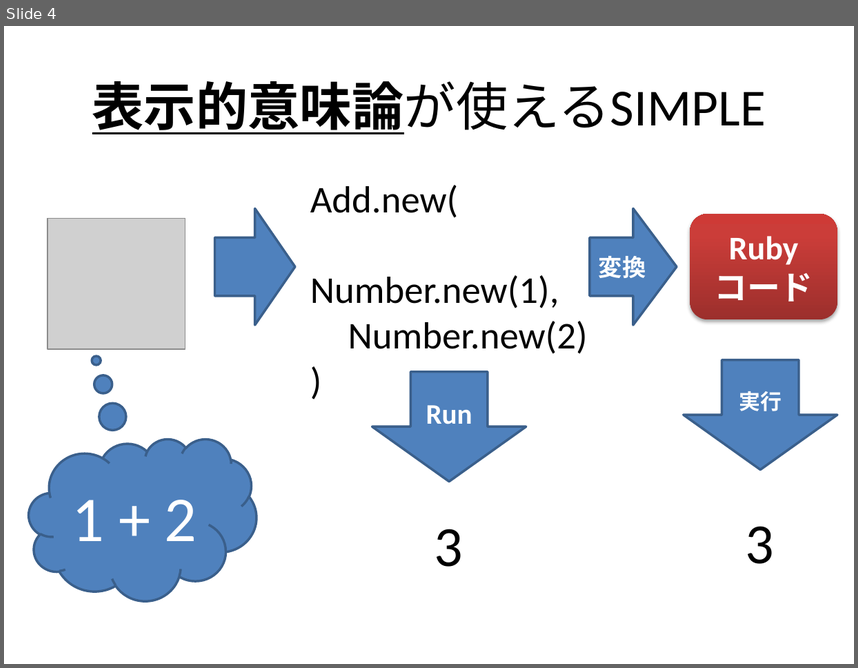
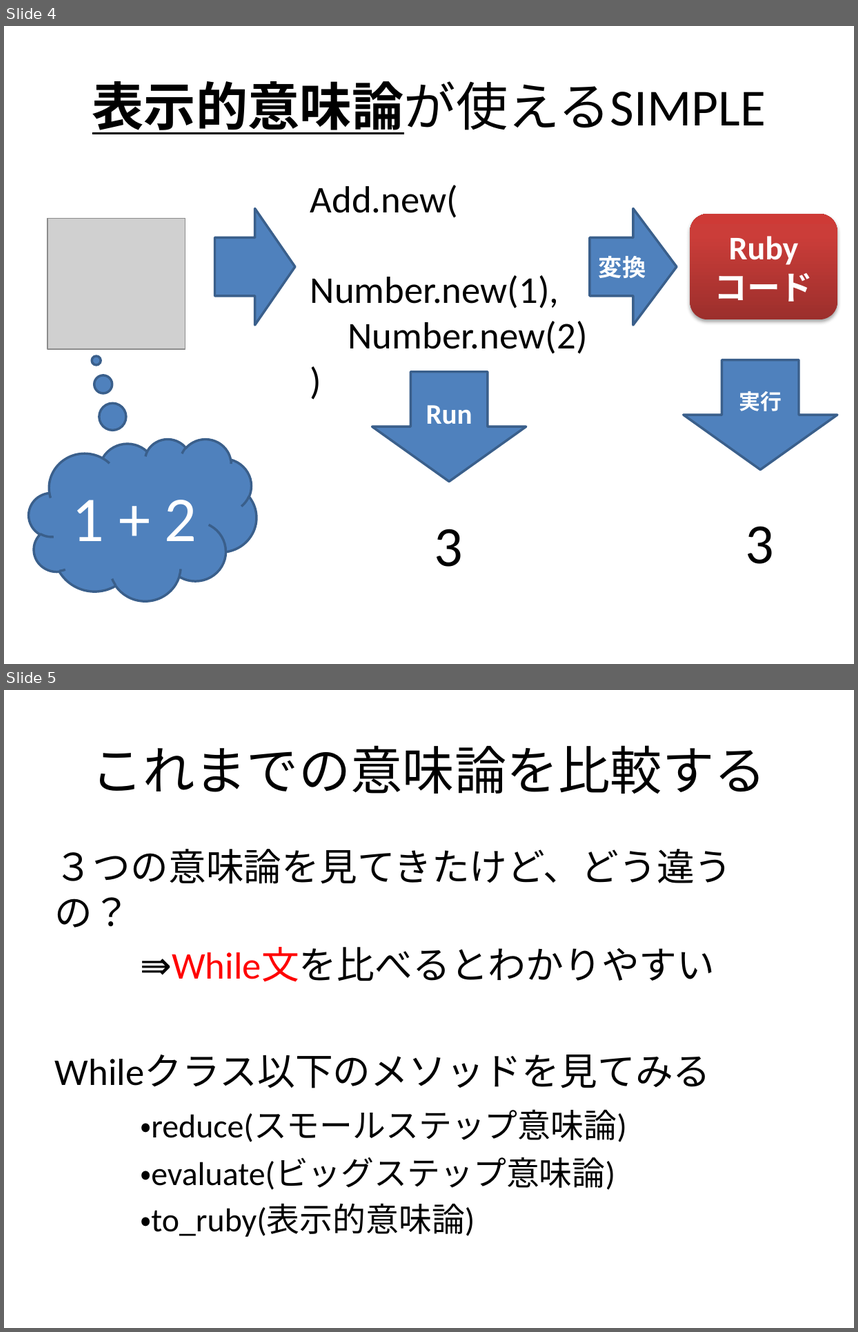
Before and after one commit to class-snct-rikitakelab/Understanding-Computation, a slide deck: material/denotational_semantics.pptx. Shown one above the other, each under a label of ours: slide 4 before the commit, slides 4 and 5 after it. The pictures are 858x668 and 858x1332 pixels, drawn with LibreOffice and Linux fonts; fonts in the diff are those of the drawing; grey boxes stand for pictures. Boxes give left, top, right and bottom in pixels: in the first picture for what was removed or moved away, otherwise in the second. Text is boxed around its words. In the diff, an @@ line names an element or a change of style, - is before the commit and + after.

```diff
--- a/material/denotational_semantics.pptx
+++ b/material/denotational_semantics.pptx
@@ slide 5 added at [4,690,854,1328], background #FFFFFF @@
@@ title added at [91,745,766,793], 44 pt, text #000000 @@
+これまでの意味論を比較する
@@ text added at [55,849,733,1236], 32 pt, text #000000 @@
+３つの意味論を見てきたけど、どう違うの？
+⇛While文を比べるとわかりやすい
+Whileクラス以下のメソッドを見てみる
+・reduce(スモールステップ意味論)
+・evaluate(ビッグステップ意味論)
+・to_ruby(表示的意味論)
```
Also in this commit, not shown: 5 other slides added, 1 other file.
